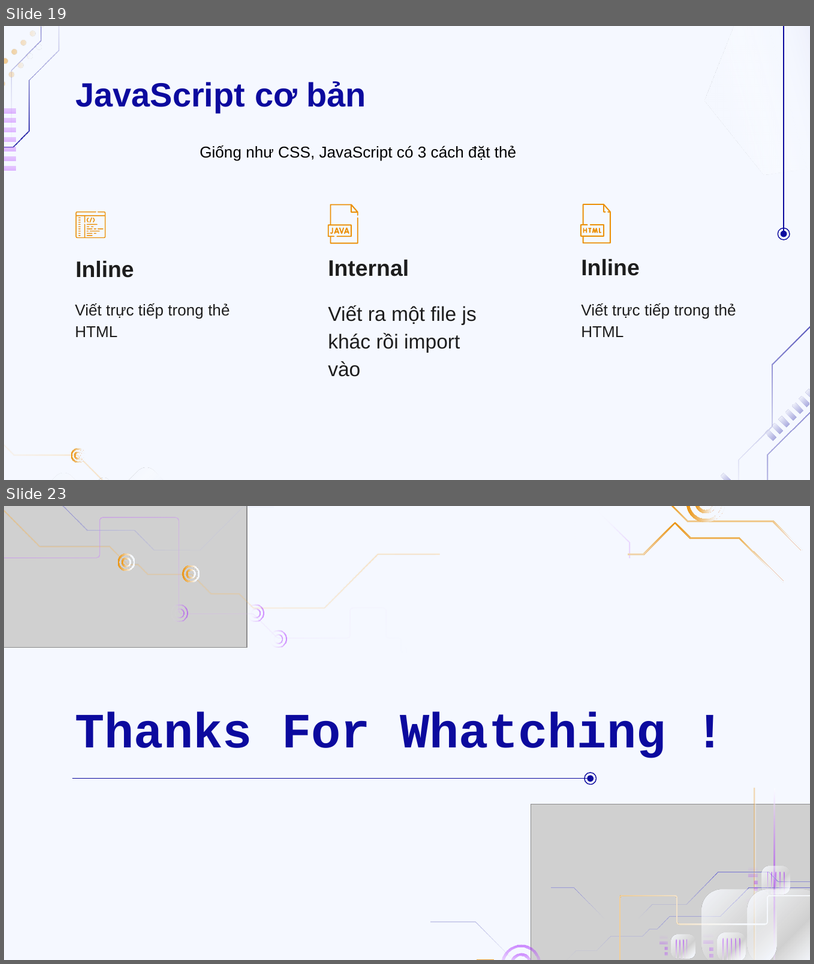
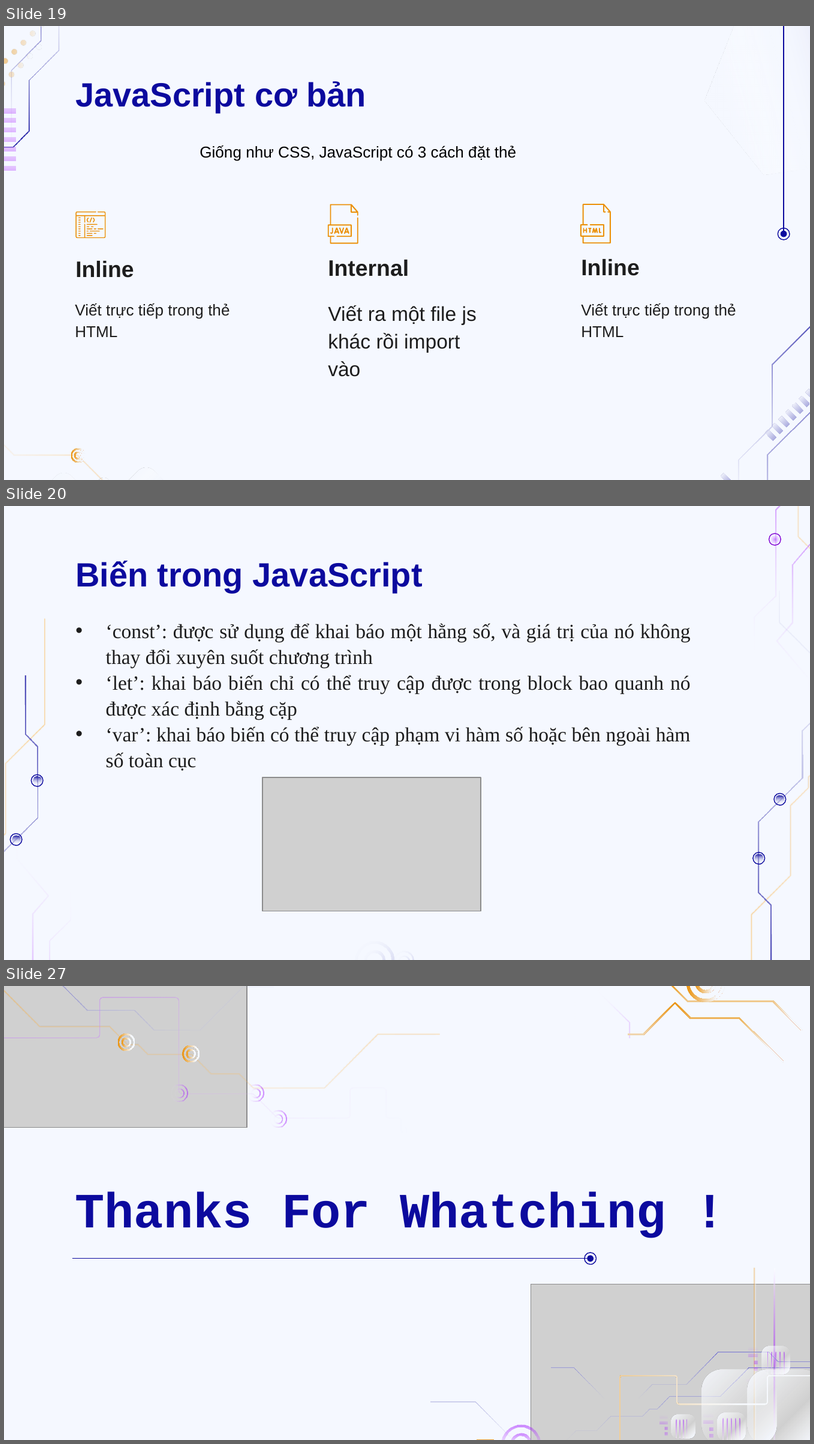
Before and after one commit to duongtrann02/music_app, a slide deck: Công-nghệ-Web.pptx. Shown one above the other, each under a label of ours: slides 19 and 23 before the commit, slides 19, 20 and 27 after it; the slides between them are not shown. The pictures are 814x964 and 814x1444 pixels, drawn with LibreOffice and Linux fonts; fonts in the diff are those of the drawing; grey boxes stand for pictures; background and template pictures are left out. Boxes give left, top, right and bottom in pixels: in the first picture for what was removed or moved away, otherwise in the second. Text is boxed around its words. In the diff, an @@ line names an element or a change of style, - is before the commit and + after.

```diff
--- a/Công-nghệ-Web.pptx
+++ b/Công-nghệ-Web.pptx
@@ slide 20 added at (x1=4, y1=506, x2=810, y2=960), background #F5F8FF @@
@@ group added at (x1=502, y1=506, x2=810, y2=960): 6 ellipses, 4 freeform shapes @@
@@ title added at (x1=75, y1=561, x2=423, y2=592), 30 pt, text #0C0A9E, bold @@
+Biến trong JavaScript
@@ subtitle added at (x1=106, y1=623, x2=691, y2=771), 18 pt, text #1D1D1D @@
+• ‘const’: được sử dụng để khai báo một hằng số, và giá trị của nó không thay đổi xuyên suốt chương trình
+• ‘let’: khai báo biến chỉ có thể truy cập được trong block bao quanh nó được xác định bằng cặp
+• ‘var’: khai báo biến có thể truy cập phạm vi hàm số hoặc bên ngoài hàm số toàn cục
@@ picture added at (x1=263, y1=777, x2=482, y2=911) @@
@@ group added at (x1=4, y1=618, x2=294, y2=960): 4 freeform shapes, 4 ellipses @@
@@ group added at (x1=356, y1=942, x2=414, y2=960): 4 freeform shapes @@
@@ what was slide 23 is now slide 27 @@
```
Also in this commit, not shown: 10 slides changed, 10 other slides added, 7 slides removed, 8 other files.
